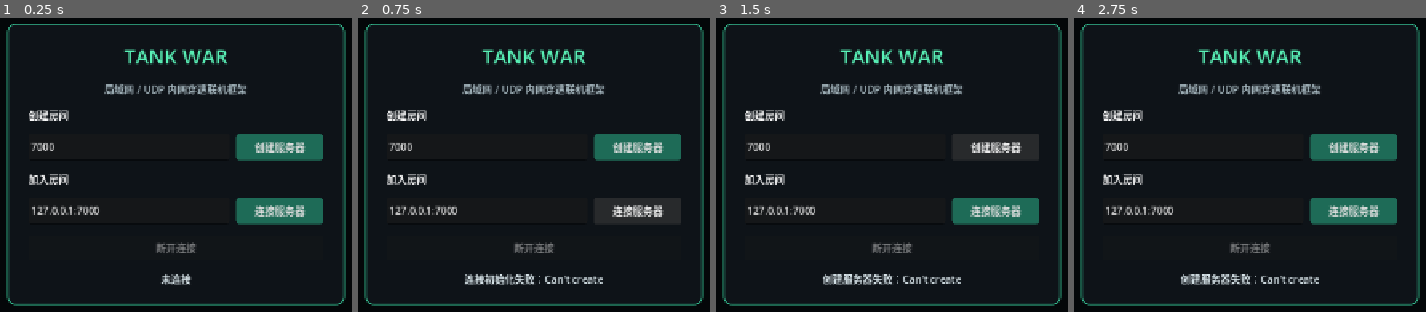
Above: before the commit, frames 1-4 (left to right).
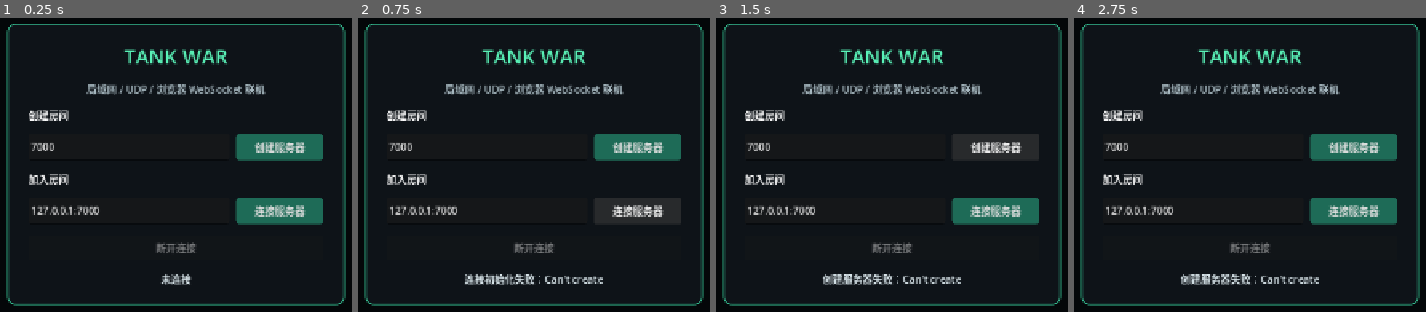
Above: after the commit, the same moments.

Repository: KAKA328/tank-war
Game: Godot game, scene res://scenes/ui/main_menu.tscn
The game is run twice, just before and just after one commit, with the same random seed, the same clock (stepped at 60 frames per second) and the same inputs.
Inputs (mouse positions are in pixels of both pictures, inside the frame that each line leads up to):
- Up to frame 1 (0.25 s): no input
- Up to frame 2 (0.75 s): click "连接服务器" at 0.5 s
- Up to frame 3 (1.5 s): click "创建服务器" at 1.25 s
- Up to frame 4 (2.75 s): tap Enter at 2 s; move the mouse to (1425, 141) at 2.02 s; press the mouse at (1425, 141) at 2.03 s; hold D (move_right) from 2.03 s (still down)

The runs differ from the first frame. In frame 1, 1.3% of the frame differs, in the area x 24-76%, y 22-27%; in frame 2, 1.3%; in frame 3, 1.3%; in frame 4, 1.3%.

Commit message:
feat: add websocket web deployment

Diff:
--- a/scenes/ui/main_menu.tscn
+++ b/scenes/ui/main_menu.tscn
@@ -76,7 +76,7 @@
 [node name="Subtitle" type="Label" parent="Panel/Margin/VBox"]
 layout_mode = 2
 theme_override_colors/font_color = Color(0.66, 0.73, 0.76, 1)
-text = "局域网 / UDP 内网穿透联机框架"
+text = "局域网 / UDP / 浏览器 WebSocket 联机"
 horizontal_alignment = 1
 
 [node name="HostHint" type="Label" parent="Panel/Margin/VBox"]
--- /dev/null
+++ b/server/server.tscn
@@ -0,0 +1,6 @@
+[gd_scene load_steps=2 format=3]
+
+[ext_resource type="Script" path="res://server/websocket_server.gd" id="1_server"]
+
+[node name="WebSocketServer" type="Node"]
+script = ExtResource("1_server")
--- /dev/null
+++ b/server/websocket_server.gd
@@ -0,0 +1,32 @@
+extends Node
+
+const ArenaScene = preload("res://scenes/world/arena.tscn")
+const NetworkSessionType = preload("res://src/network/network_session.gd")
+
+@export var port := 7001
+
+var _arena: Node
+
+
+func _ready() -> void:
+	var configured_port := _port_from_arguments()
+	if configured_port > 0:
+		port = configured_port
+	var session: NetworkSessionType = get_node("/root/NetworkSession")
+	var result := session.host_websocket_game(port)
+	if result != OK:
+		push_error("WebSocket server failed: %s" % error_string(result))
+		get_tree().quit(1)
+		return
+	_arena = ArenaScene.instantiate()
+	add_child(_arena)
+	print("WEBSOCKET_SERVER_READY port=%d" % port)
+
+
+func _port_from_arguments() -> int:
+	for argument in OS.get_cmdline_user_args():
+		if argument.begins_with("--port="):
+			var value := argument.trim_prefix("--port=")
+			if value.is_valid_int():
+				return int(value)
+	return 0
--- a/src/network/network_endpoint.gd
+++ b/src/network/network_endpoint.gd
@@ -10,6 +10,15 @@
 		return _error("服务器地址不能为空")
 	if default_port < 1 or default_port > 65535:
 		return _error("默认端口必须在 1 到 65535 之间")
+	var scheme_separator := value.find("://")
+	if scheme_separator > 0:
+		var scheme := value.left(scheme_separator).to_lower()
+		if scheme != "ws" and scheme != "wss":
+			return _error("只支持 ws:// 或 wss:// 地址")
+		var url_host := value.substr(scheme_separator + 3)
+		if url_host.is_empty():
+			return _error("服务器地址不能为空")
+		return {"ok": true, "scheme": scheme, "url": value}
 
 	var host := value
 	var port := default_port
--- a/src/network/network_session.gd
+++ b/src/network/network_session.gd
@@ -18,6 +18,10 @@
 var state: State = State.OFFLINE
 var bound_port := 0
 var last_error := ""
+
+
+static func transport_for_endpoint(endpoint: Dictionary) -> String:
+	return "websocket" if endpoint.get("scheme", "") in ["ws", "wss"] else "enet"
 
 
 func _ready() -> void:
@@ -50,14 +54,37 @@
 		return _reject(endpoint.get("error", "服务器地址无效"))
 
 	leave_game(false)
-	var peer := ENetMultiplayerPeer.new()
-	var result := peer.create_client(endpoint.host, endpoint.port)
+	var peer: MultiplayerPeer
+	var result: Error
+	if transport_for_endpoint(endpoint) == "websocket":
+		peer = WebSocketMultiplayerPeer.new()
+		result = peer.create_client(endpoint.url)
+	else:
+		peer = ENetMultiplayerPeer.new()
+		result = peer.create_client(endpoint.host, endpoint.port)
 	if result != OK:
 		return _reject("连接初始化失败：%s" % error_string(result), result)
 
 	multiplayer.multiplayer_peer = peer
-	bound_port = endpoint.port
-	_set_state(State.CONNECTING, "正在连接 %s:%d" % [endpoint.host, endpoint.port])
+	bound_port = int(endpoint.get("port", 0))
+	if transport_for_endpoint(endpoint) == "websocket":
+		_set_state(State.CONNECTING, "正在连接 %s" % endpoint.url)
+	else:
+		_set_state(State.CONNECTING, "正在连接 %s:%d" % [endpoint.host, endpoint.port])
+	return OK
+
+
+func host_websocket_game(port: int = Config.DEFAULT_PORT) -> Error:
+	if port < 1 or port > 65535:
+		return _reject("端口必须在 1 到 65535 之间")
+	leave_game(false)
+	var peer := WebSocketMultiplayerPeer.new()
+	var result := peer.create_server(port)
+	if result != OK:
+		return _reject("创建 WebSocket 服务器失败：%s" % error_string(result), result)
+	multiplayer.multiplayer_peer = peer
+	bound_port = port
+	_set_state(State.HOSTING, "已创建 WebSocket 服务器，端口 %d" % port)
 	return OK
 
 
--- a/src/ui/main_menu.gd
+++ b/src/ui/main_menu.gd
@@ -19,6 +19,13 @@
 	join_button.pressed.connect(_on_join_pressed)
 	leave_button.pressed.connect(_on_leave_pressed)
 	network_session.state_changed.connect(_on_session_state_changed)
+	if OS.has_feature("web"):
+		port_edit.visible = false
+		host_button.visible = false
+		$Panel/Margin/VBox/HostHint.text = "浏览器模式"
+		address_edit.text = "wss://127.0.0.1:7001"
+		address_edit.placeholder_text = "wss://服务器域名/路径"
+		$Panel/Margin/VBox/Subtitle.text = "浏览器 WebSocket 联机"
 	_on_session_state_changed(network_session.state, "未连接")
 
 
--- a/tests/test_core.gd
+++ b/tests/test_core.gd
@@ -10,6 +10,7 @@
 const MainMenuScript = preload("res://src/ui/main_menu.gd")
 const TankScene = preload("res://scenes/world/tank.tscn")
 const ArenaScene = preload("res://scenes/world/arena.tscn")
+const ServerScene = preload("res://server/server.tscn")
 const MatchRules = preload("res://src/match/match_rules.gd")
 
 var check_count := 0
@@ -19,6 +20,8 @@
 func run_all() -> int:
 	_test_endpoint_uses_default_port()
 	_test_endpoint_accepts_explicit_port()
+	_test_endpoint_accepts_websocket_urls()
+	_test_transport_selection()
 	_test_endpoint_rejects_invalid_values()
 	_test_session_starts_offline_and_rejects_invalid_input()
 	_test_reflection_uses_surface_normal()
@@ -29,6 +32,7 @@
 	_test_main_menu_exposes_connection_controls()
 	_test_main_menu_opens_arena_after_connection()
 	_test_arena_exposes_tank_and_status_nodes()
+	_test_websocket_server_scene_exposes_script()
 	_test_match_rules_score_respawn_and_finish()
 	return _failures
 
@@ -47,6 +51,20 @@
 		{"ok": true, "host": "example.net", "port": 8123},
 		"address accepts an explicit port and surrounding spaces"
 	)
+
+
+func _test_endpoint_accepts_websocket_urls() -> void:
+	var endpoint := NetworkEndpoint.parse("wss://game.example.com/match")
+	_assert_true(endpoint.get("ok", false), "WebSocket URL is accepted")
+	_assert_equal(endpoint.get("scheme", ""), "wss", "WebSocket scheme is preserved")
+	_assert_equal(endpoint.get("url", ""), "wss://game.example.com/match", "WebSocket URL is preserved")
+
+
+func _test_transport_selection() -> void:
+	var websocket_endpoint := NetworkEndpoint.parse("wss://game.example.com/match")
+	var native_endpoint := NetworkEndpoint.parse("192.168.1.8:7000")
+	_assert_equal(NetworkSessionClass.transport_for_endpoint(websocket_endpoint), "websocket", "WebSocket endpoint selects WebSocket transport")
+	_assert_equal(NetworkSessionClass.transport_for_endpoint(native_endpoint), "enet", "native endpoint selects ENet transport")
 
 
 func _test_endpoint_rejects_invalid_values() -> void:
@@ -166,6 +184,12 @@
 	_assert_true(arena.get_node_or_null("Hud/Score") != null, "arena has a score label")
 	_assert_true(arena.get_node_or_null("Hud/Restart") != null, "arena has a restart button")
 	arena.free()
+
+
+func _test_websocket_server_scene_exposes_script() -> void:
+	var server := ServerScene.instantiate()
+	_assert_true(server.get_script() != null and server.get_script().can_instantiate(), "WebSocket server scene script compiles")
+	server.free()
 
 
 func _test_main_menu_opens_arena_after_connection() -> void:
--- /dev/null
+++ b/tests/websocket_smoke.gd
@@ -0,0 +1,62 @@
+extends SceneTree
+
+const ArenaScene = preload("res://scenes/world/arena.tscn")
+const NetworkSessionType = preload("res://src/network/network_session.gd")
+
+var _role := ""
+var _arena: Node
+var _session: NetworkSessionType
+var _elapsed := 0.0
+var _connected := false
+
+
+func _initialize() -> void:
+	_role = "client"
+	for argument in OS.get_cmdline_user_args():
+		if argument.begins_with("--role="):
+			_role = argument.trim_prefix("--role=")
+	call_deferred("_start")
+
+
+func _start() -> void:
+	_session = get_root().get_node("NetworkSession")
+	if _role == "host":
+		var result := _session.host_websocket_game(7011)
+		if result != OK:
+			push_error("WEBSOCKET_HOST_FAILED: %s" % error_string(result))
+			quit(1)
+			return
+		_spawn_arena()
+		print("WEBSOCKET_HOST_READY")
+	else:
+		_session.state_changed.connect(_on_state_changed)
+		var result := _session.join_game("ws://127.0.0.1:7011")
+		if result != OK:
+			push_error("WEBSOCKET_CLIENT_FAILED: %s" % error_string(result))
+			quit(1)
+
+
+func _on_state_changed(next_state: int, _message: String) -> void:
+	if next_state == NetworkSessionType.State.CONNECTED:
+		_connected = true
+		_spawn_arena()
+
+
+func _spawn_arena() -> void:
+	if _arena != null:
+		return
+	_arena = ArenaScene.instantiate()
+	get_root().add_child(_arena)
+
+
+func _process(delta: float) -> bool:
+	_elapsed += delta
+	if _arena != null and _arena.get("_tanks").size() >= 2:
+		print("WEBSOCKET_%s_JOINED tanks=%d" % [_role.to_upper(), int(_arena.get("_tanks").size())])
+		quit(0)
+		return true
+	if _elapsed >= 8.0:
+		push_error("WEBSOCKET_%s_TIMEOUT connected=%s" % [_role.to_upper(), _connected])
+		quit(2)
+		return true
+	return false
Not shown, added: export_presets.cfg
Not shown, added: .github/workflows/pages.yml
Not shown, changed: AGENTS.md
Not shown, changed: README.md
Not shown, added: docs/superpowers/plans/2026-09-19-web-play-deployment.md
